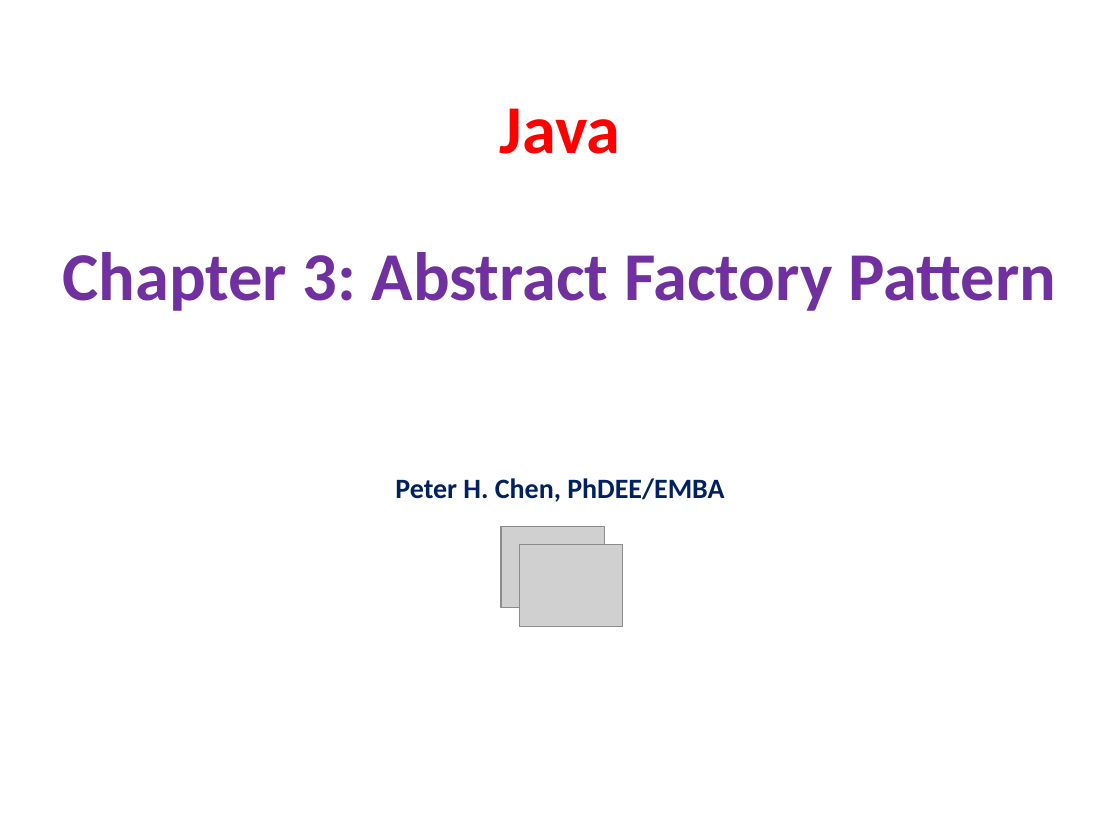
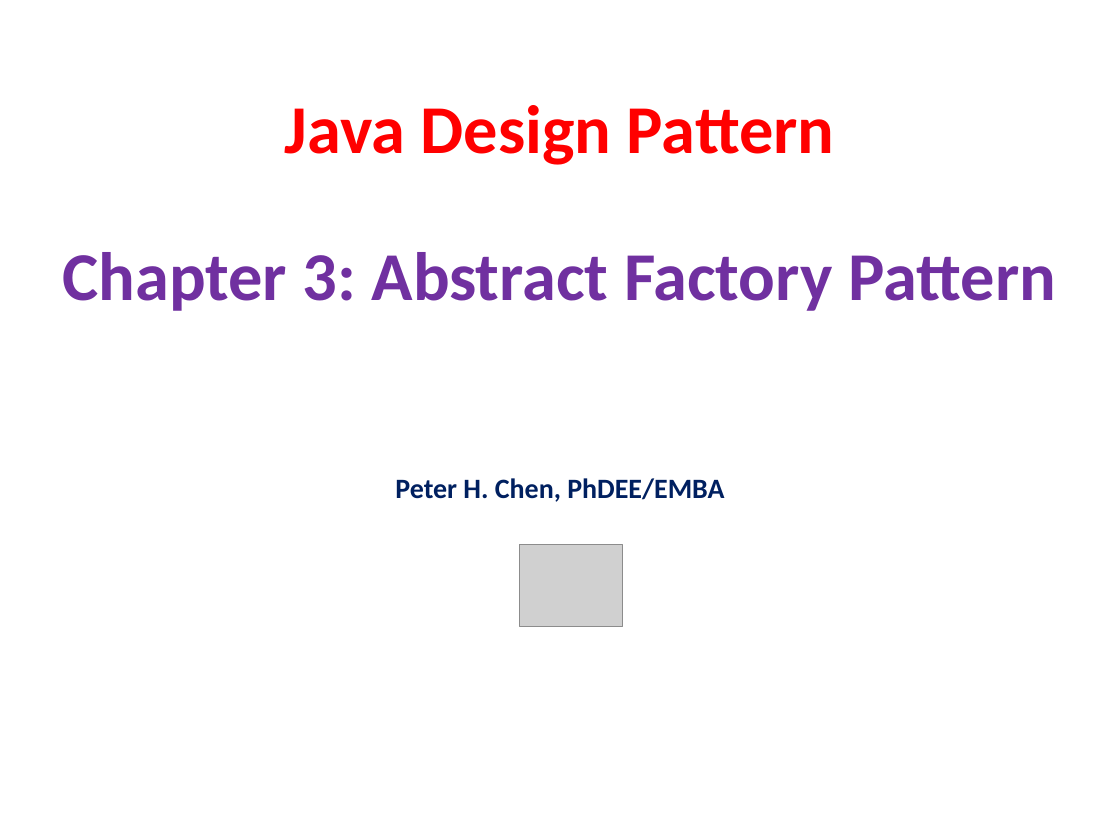
Before and after one commit to dizhaung/IoT, a slide deck: slide 1 of doc/Pattern/15_Ch03_AbsFactoryPattern.pptx. Drawn at 1120x840 pixels with LibreOffice and Linux fonts; fonts in the diff are those of the drawing; grey boxes stand for pictures; background and template pictures are left out. Boxes give left, top, right and bottom in pixels: in the first picture for what was removed or moved away, otherwise in the second. Text is boxed around its words. In the diff, an @@ line names an element or a change of style, - is before the commit and + after.

```diff
--- a/doc/Pattern/15_Ch03_AbsFactoryPattern.pptx
+++ b/doc/Pattern/15_Ch03_AbsFactoryPattern.pptx
@@ text at box(62, 105, 1056, 311): text changed @@
-Java
-Chapter 3: Abstract Factory Pattern
+Java Design Pattern
+Chapter 3: Abstract Factory Pattern
@@ picture removed at box(501, 526, 604, 608) @@
```
Also in this commit, not shown: 19 other slides changed, 37 other files.
